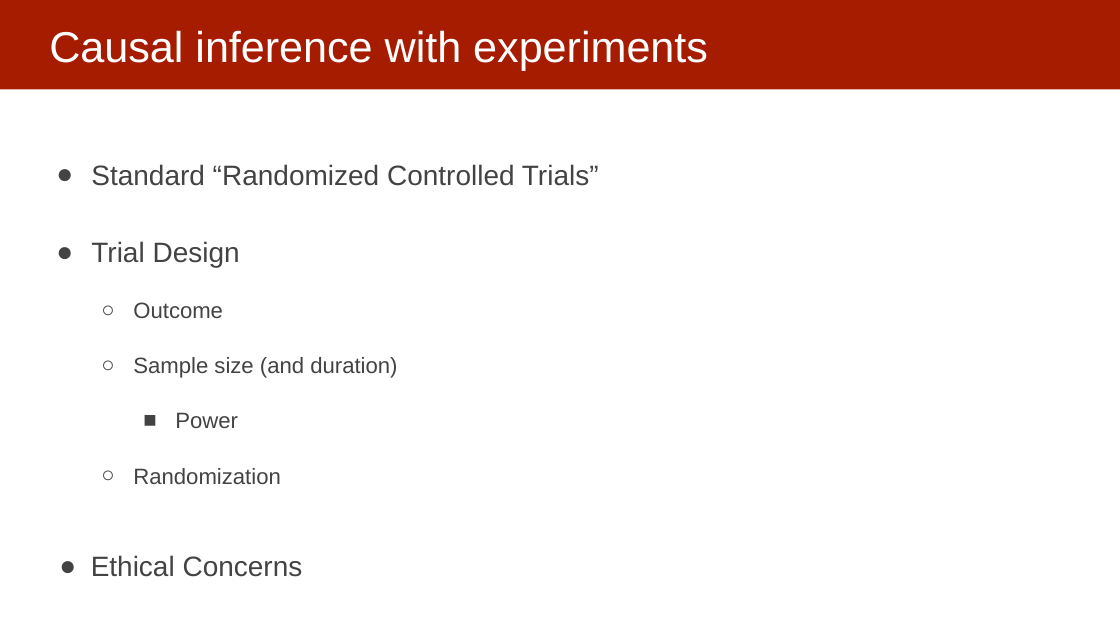
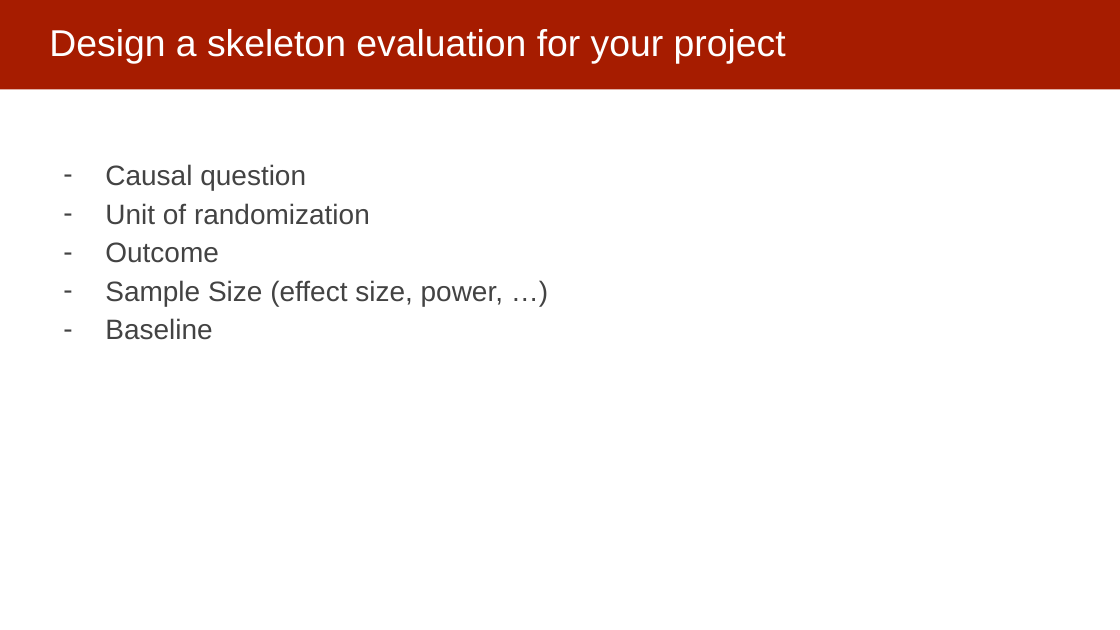
Before and after one commit to dssg/mlforpublicpolicylab, a slide deck: slide 30 of Lectures/FieldValidation.pptx (slide 16 before the commit). Drawn at 1120x630 pixels with LibreOffice and Linux fonts; fonts in the diff are those of the drawing. Boxes give left, top, right and bottom in pixels: in the first picture for what was removed or moved away, otherwise in the second. Text is boxed around its words. In the diff, an @@ line names an element or a change of style, - is before the commit and + after.

```diff
--- a/Lectures/FieldValidation.pptx
+++ b/Lectures/FieldValidation.pptx
@@ title at bbox=[49, 29, 786, 64]: text changed; size 37 to 32 pt @@
-Causal inference with experiments
+Design a skeleton evaluation for your project
@@ text at bbox=[105, 164, 370, 225]: text changed @@
-● Standard “Randomized Controlled Trials”
-● Trial Design
+– Causal question
+– Unit of randomization
@@ text at bbox=[105, 242, 219, 263]: size 19 to 24 pt in "Outcome"; bullet ○ to -; list level 2 to 1 in "Outcome" @@
@@ text at bbox=[105, 280, 503, 340]: text changed; size 19 to 24 pt @@
-  ○ Sample size (and duration)
-    ■ Power
-  ○ Randomization
-● Ethical Concerns
+– Sample Size (effect size, power, …)
+– Baseline
```
Also in this commit, not shown: 15 other slides changed, 10 slides added, 1 slide removed.
